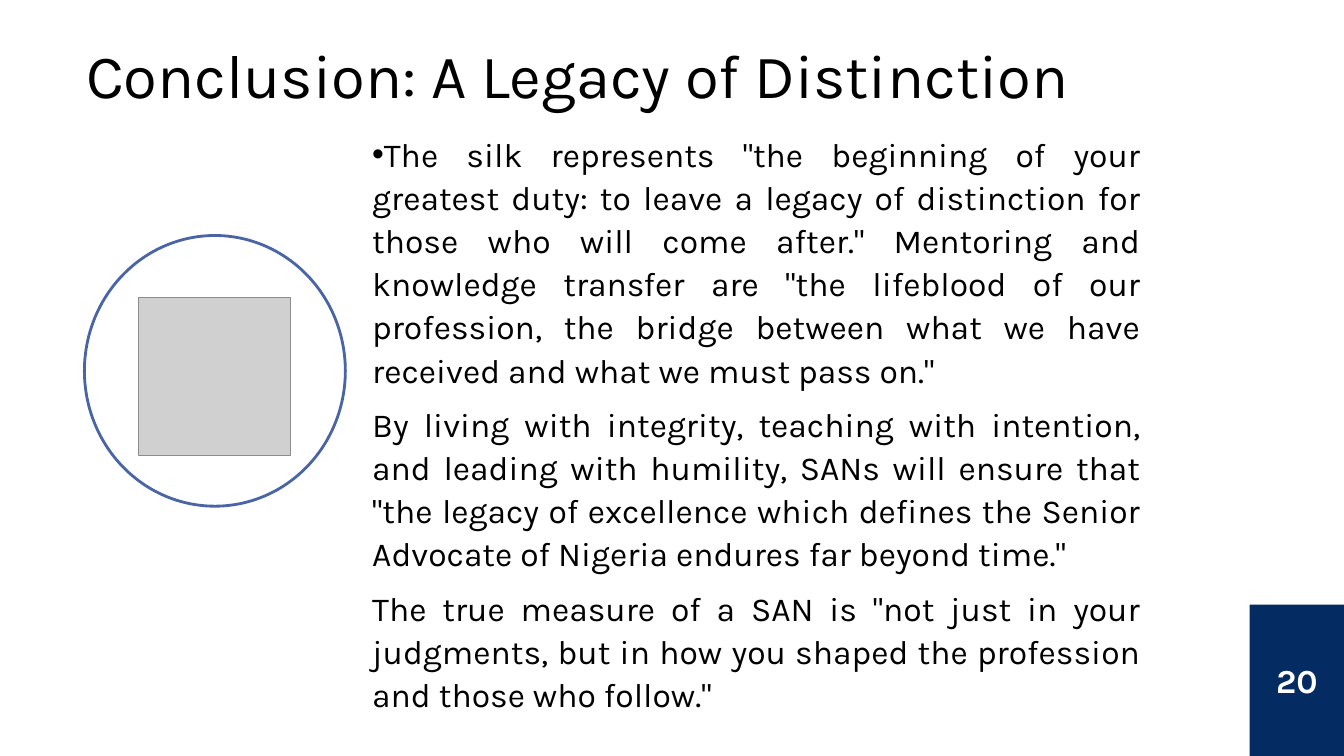
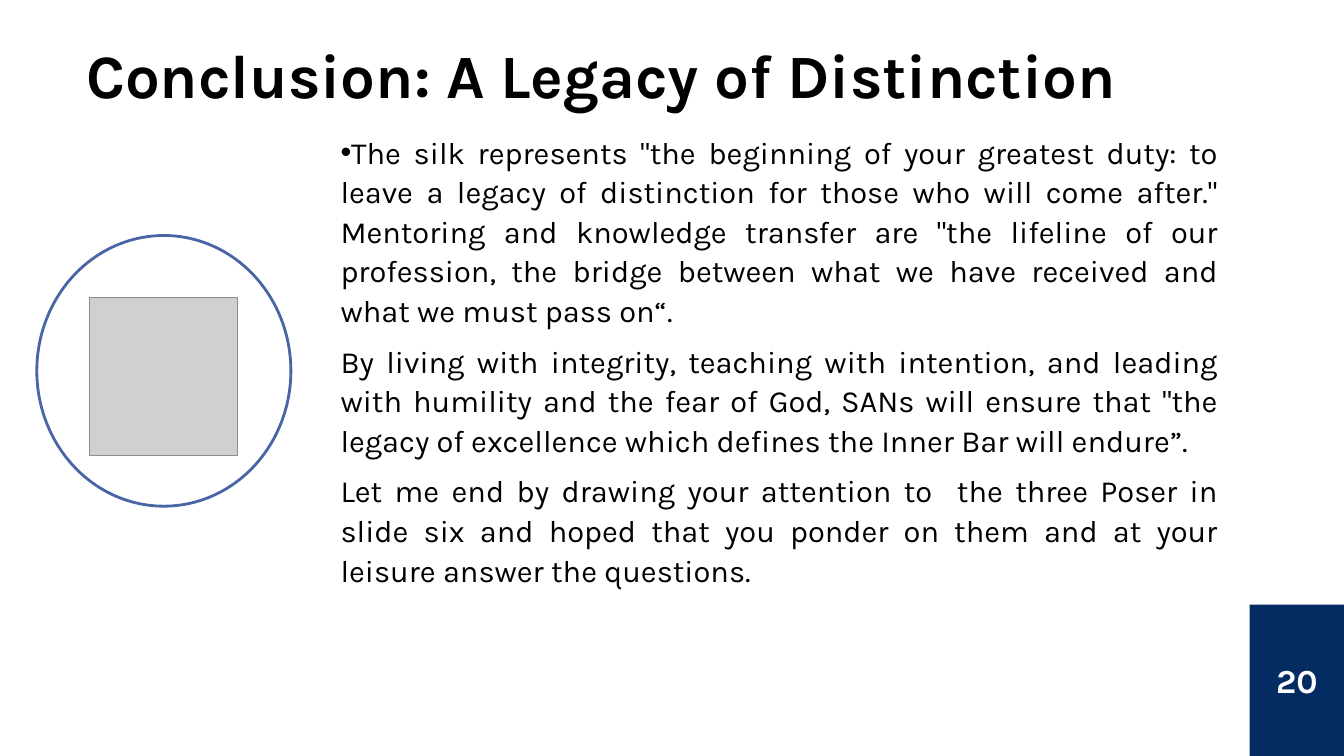
Before and after one commit to BOSANigeria/website-launch-2025, a slide deck: slide 20 of public/assets/induction/Mentorship & Knowledge Transfer - Preserving The Standard of The Inner Bar.pptx. Drawn at 1344x756 pixels with LibreOffice and Linux fonts; fonts in the diff are those of the drawing; grey boxes stand for pictures. Boxes give left, top, right and bottom in pixels: in the first picture for what was removed or moved away, otherwise in the second. Text is boxed around its words. In the diff, an @@ line names an element or a change of style, - is before the commit and + after.

```diff
--- a/public/assets/induction/Mentorship & Knowledge Transfer - Preserving The Standard of The Inner Bar.pptx
+++ b/public/assets/induction/Mentorship & Knowledge Transfer - Preserving The Standard of The Inner Bar.pptx
@@ title "Conclusion: A Legacy of Distinction" at box(86, 54, 1116, 113): bold on @@
@@ text at box(341, 142, 1218, 589): text changed; size 24 to 22 pt @@
-• The silk represents "the beginning of your greatest duty: to leave a legacy of distinction for those who will come after." Mentoring and knowledge transfer are "the lifeblood of our profession, the bridge between what we have received and what we must pass on."
-By living with integrity, teaching with intention, and leading with humility, SANs will ensure that "the legacy of excellence which defines the Senior Advocate of Nigeria endures far beyond time."
-The true measure of a SAN is "not just in your judgments, but in how you shaped the profession and those who follow."
+• The silk represents "the beginning of your greatest duty: to leave a legacy of distinction for those who will come after." Mentoring and knowledge transfer are "the lifeline of our profession, the bridge between what we have received and what we must pass on“.
+By living with integrity, teaching with intention, and leading with humility and the fear of God, SANs will ensure that "the legacy of excellence which defines the Inner Bar will endure”.
+Let me end by drawing your attention to the three Poser in slide six and hoped that you ponder on them and at your leisure answer the questions.
@@ ellipse: place and size @@
-ellipse at box(85, 236, 346, 507)
+ellipse at box(37, 236, 291, 507)
@@ picture: place and size @@
-picture at box(139, 297, 291, 455)
+picture at box(90, 297, 238, 455)
```
Also in this commit, not shown: 16 other slides changed, 2 slides added, 1 slide removed.
